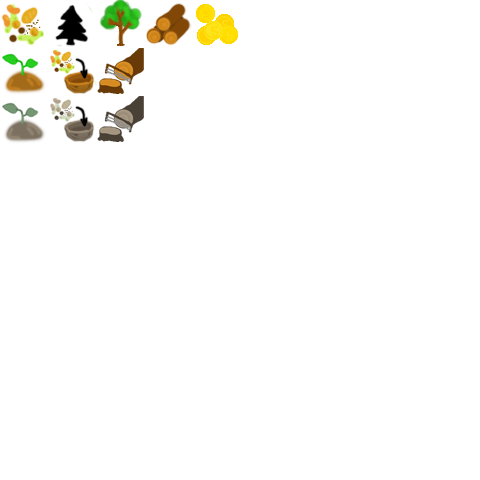
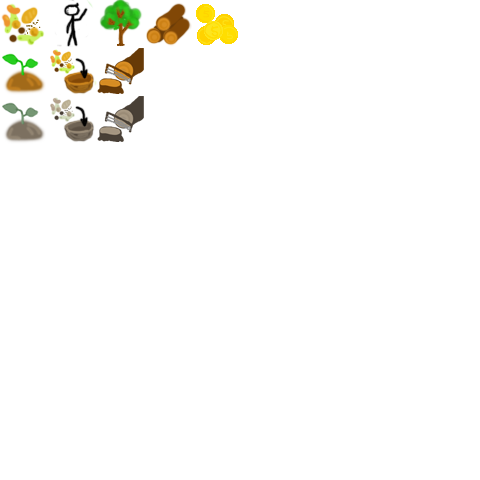
Layers edited between the first and the second 480×480 image:
renamed "Planted" to "Volunteers", painted on it over [55, 0, 127, 47]
